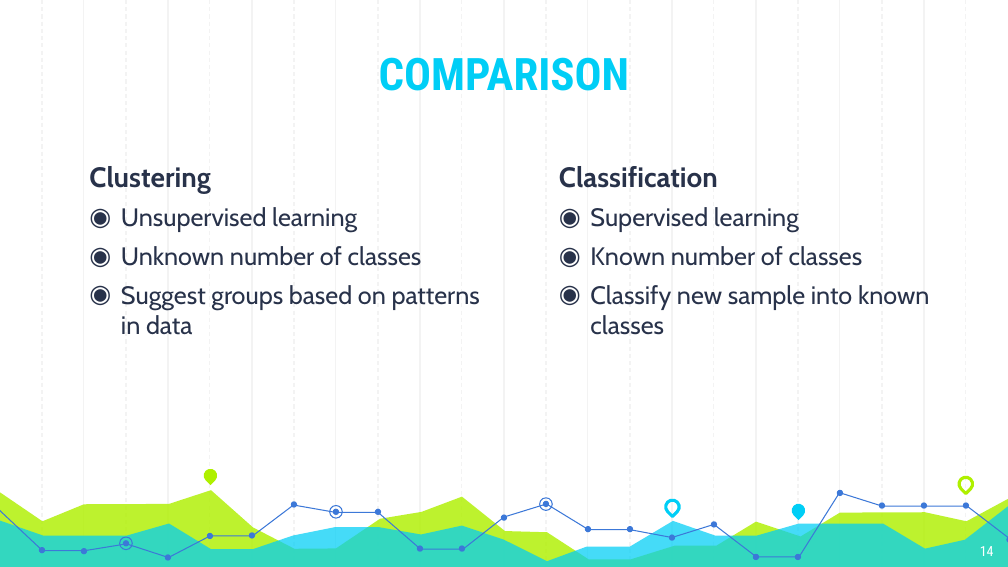
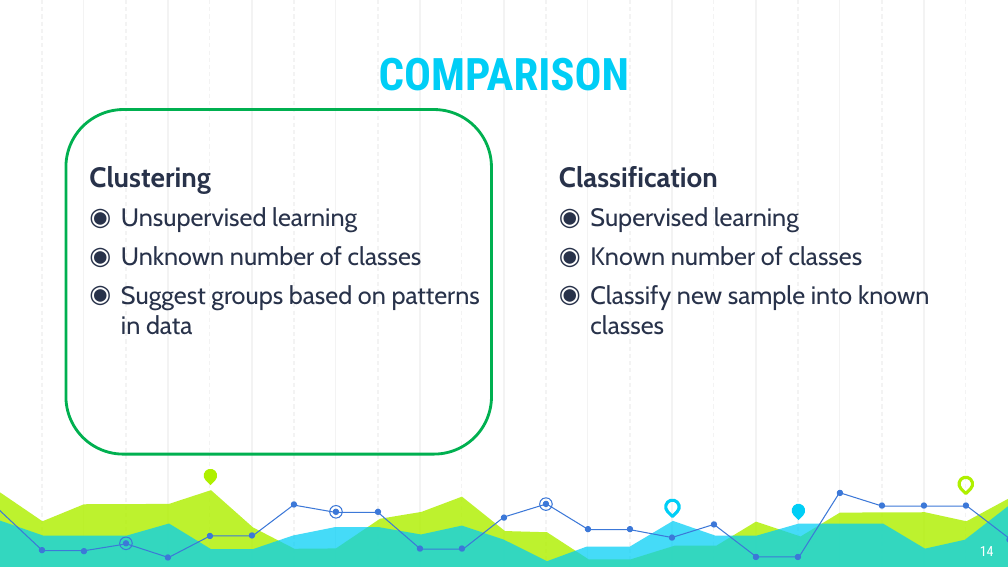
Before and after one commit to Andyayk/app, a slide deck: slide 14 of Graph Based Search.pptx. Drawn at 1008x567 pixels with LibreOffice and Linux fonts; fonts in the diff are those of the drawing. Boxes give left, top, right and bottom in pixels: in the first picture for what was removed or moved away, otherwise in the second. Text is boxed around its words. In the diff, an @@ line names an element or a change of style, - is before the commit and + after.

```diff
--- a/Graph Based Search.pptx
+++ b/Graph Based Search.pptx
@@ rounded rectangle added at [66,110,491,455], outline #00B050 2 pt @@
```
Also in this commit, not shown: 9 other slides changed, 1 slide added, 1 slide removed.
